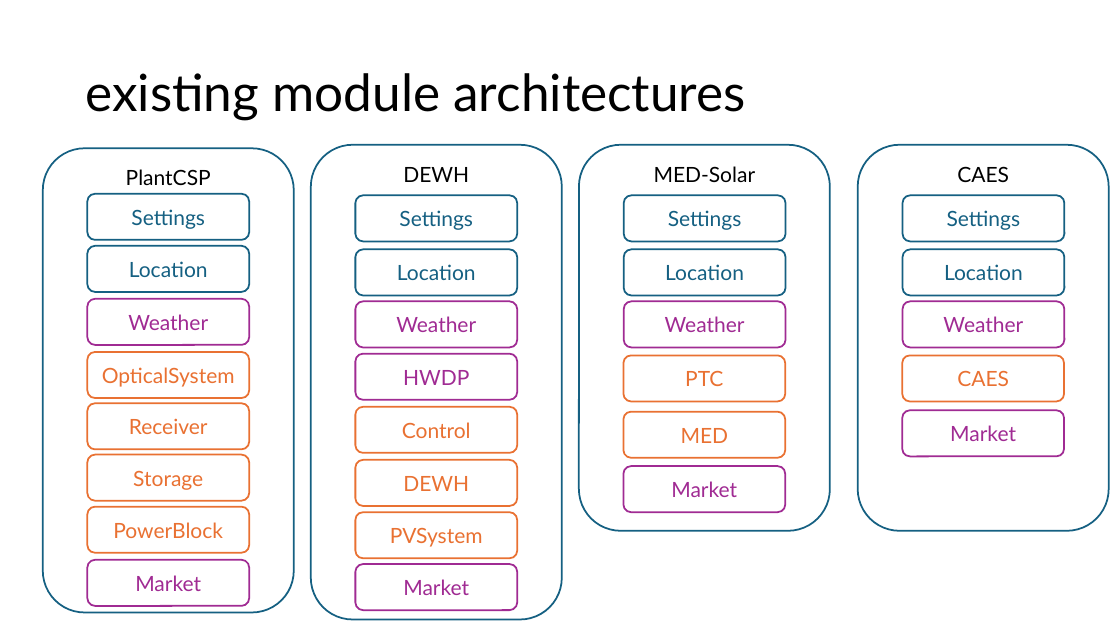
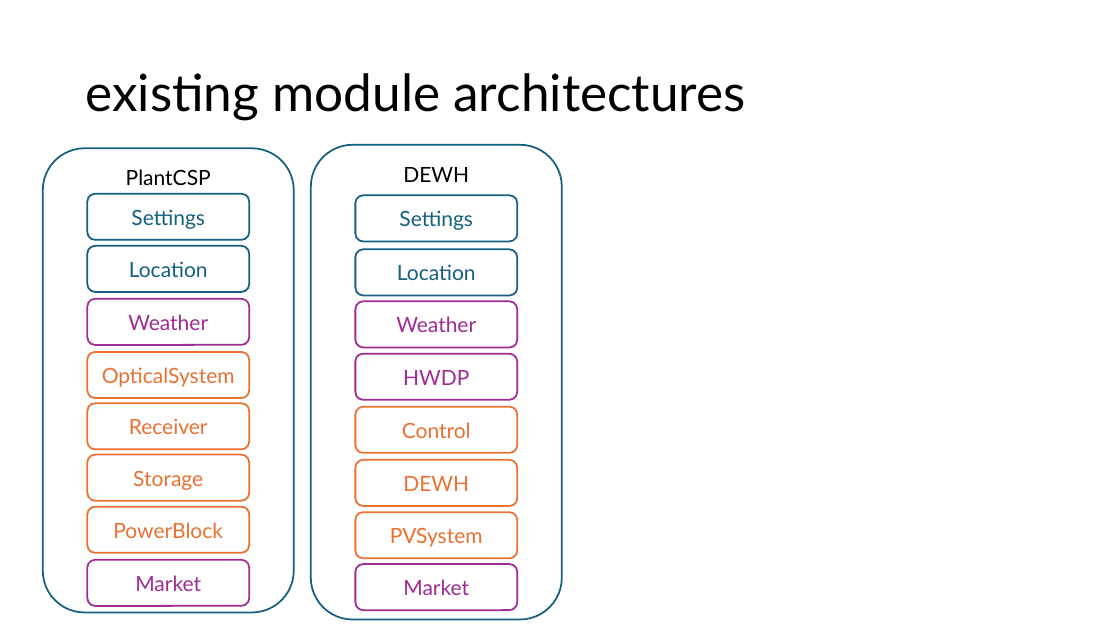
Before and after one commit to DavidSaldivia/antupy, a slide deck: slide 5 of tuts/prezzo/antupy_diagram.pptx (slide 3 before the commit). Drawn at 1120x630 pixels with LibreOffice and Linux fonts; fonts in the diff are those of the drawing. Boxes give left, top, right and bottom in pixels: in the first picture for what was removed or moved away, otherwise in the second. Text is boxed around its words. In the diff, an @@ line names an element or a change of style, - is before the commit and + after.

```diff
--- a/tuts/prezzo/antupy_diagram.pptx
+++ b/tuts/prezzo/antupy_diagram.pptx
@@ group removed at bbox=[579, 145, 830, 531]: 7 rounded rectangles @@
-MED-Solar
-Settings
-Location
-PTC
-MED
-Market
-Weather
@@ group removed at bbox=[858, 145, 1109, 531]: 6 rounded rectangles @@
-CAES
-Settings
-Location
-CAES
-Market
-Weather
```
Also in this commit, not shown: 2 other slides changed, 3 slides added, 1 slide removed, 5 other files.
